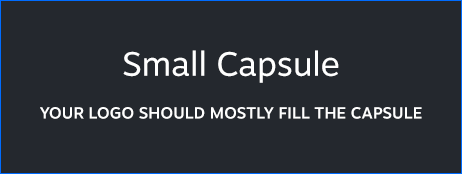
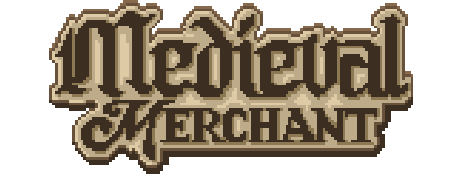
Comparing the layer stacks of the two 462×174 images. Changes:
added layer "MM-Logo" above "Placeholder FPO - turn off before export" over [49, 0, 413, 174]
hid group "Template TURN OFF" (3 layers) over [0, 0, 462, 174]
painted on "Small Capsule" over [188, 60, 338, 74]